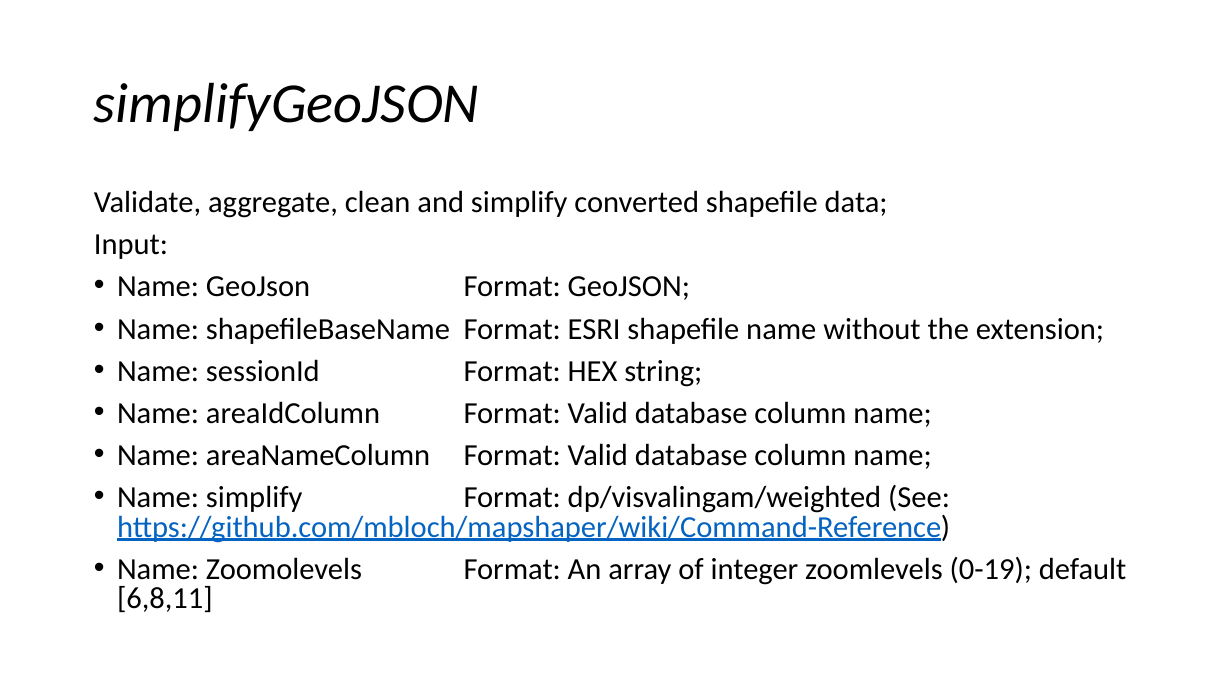
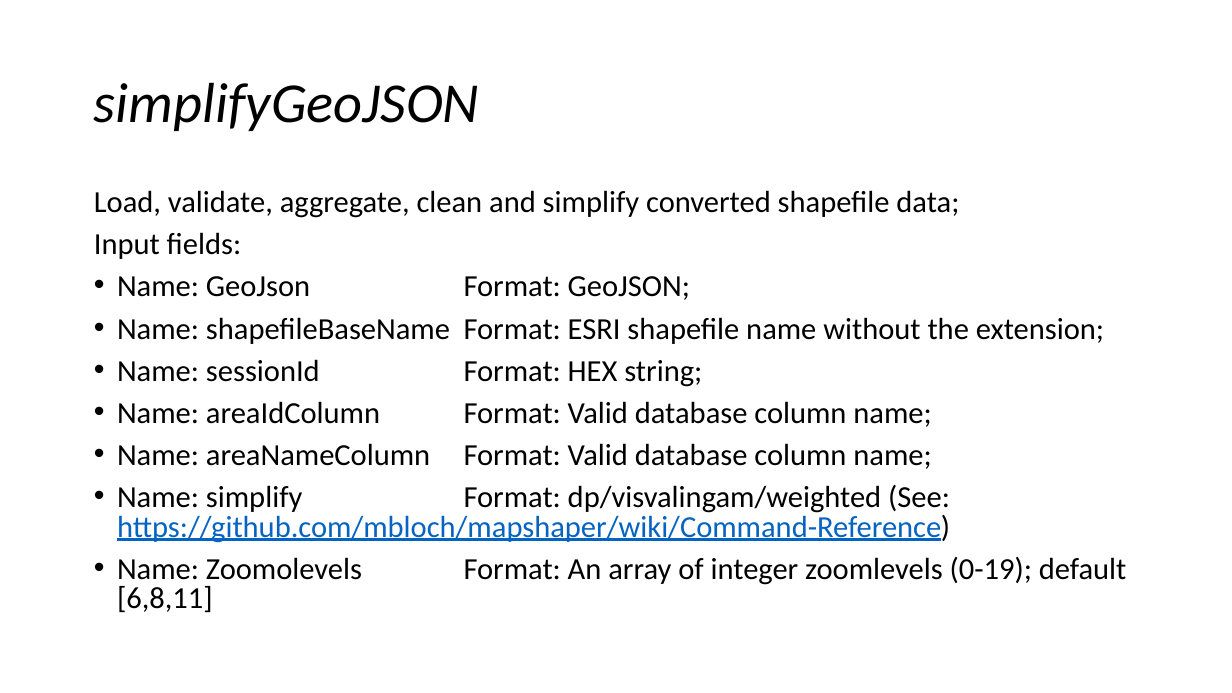
Before and after one commit to smallAreaHealthStatisticsUnit/rapidInquiryFacility, a slide deck: slide 25 of rifNodeServices/NodeGeoSpatialServices.pptx (slide 23 before the commit). Drawn at 1232x693 pixels with LibreOffice and Linux fonts; fonts in the diff are those of the drawing. Boxes give left, top, right and bottom in pixels: in the first picture for what was removed or moved away, otherwise in the second. Text is boxed around its words. In the diff, an @@ line names an element or a change of style, - is before the commit and + after.

```diff
--- a/rifNodeServices/NodeGeoSpatialServices.pptx
+++ b/rifNodeServices/NodeGeoSpatialServices.pptx
@@ text at bbox=[94, 190, 959, 259]: text changed @@
-Validate, aggregate, clean and simplify converted shapefile data;
-Input:
+Load, validate, aggregate, clean and simplify converted shapefile data;
+Input fields:
```
Also in this commit, not shown: 16 other slides changed, 2 slides added, 1 other file.
